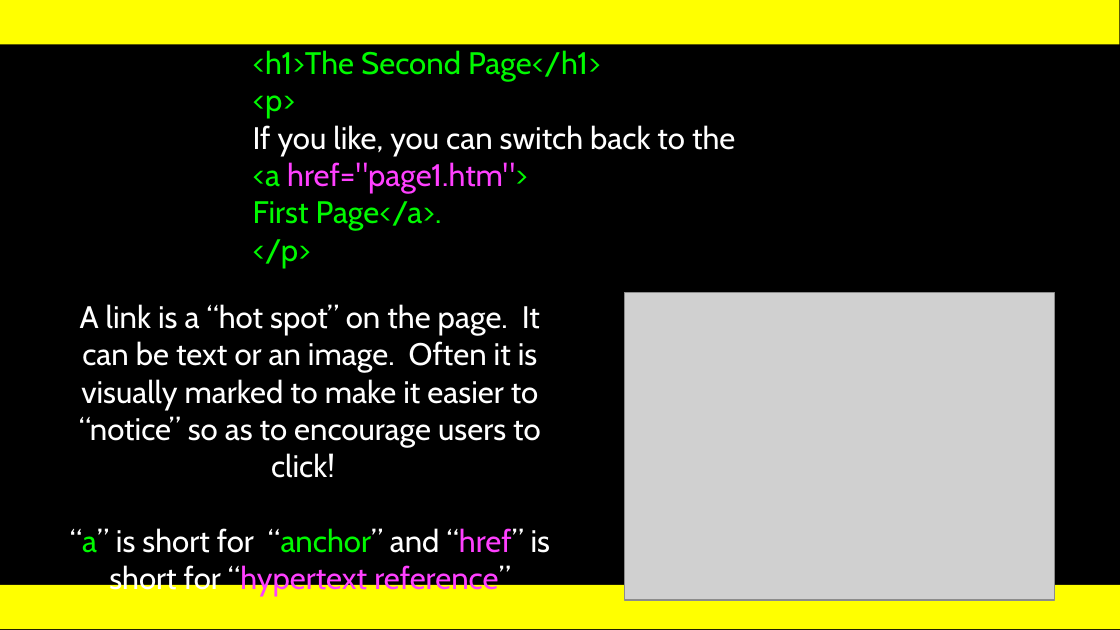
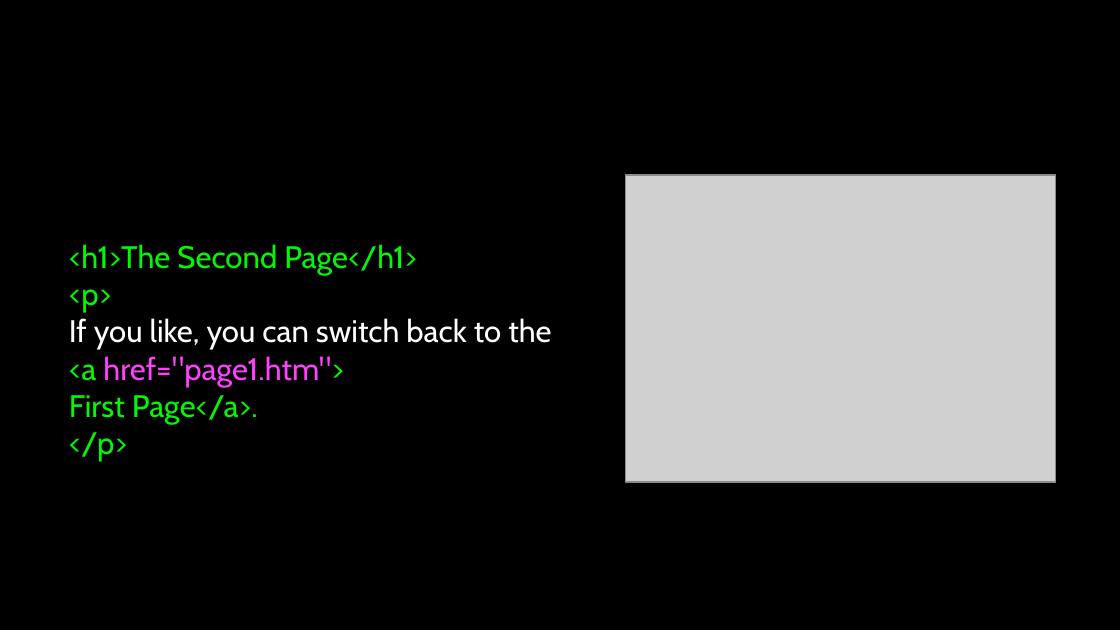
Before and after one commit to csev/wa4e, a slide deck: slide 21 of lectures/Web-01-HTML.ppt (slide 11 before the commit). Drawn at 1120x630 pixels with LibreOffice and Linux fonts; fonts in the diff are those of the drawing; grey boxes stand for pictures. Boxes give left, top, right and bottom in pixels: in the first picture for what was removed or moved away, otherwise in the second. Text is boxed around its words. In the diff, an @@ line names an element or a change of style, - is before the commit and + after.

```diff
--- a/lectures/Web-01-HTML.ppt
+++ b/lectures/Web-01-HTML.ppt
@@ rectangle at [0, 0, 1120, 43]: fill #FFFF00 to #000000 @@
@@ picture: place and size @@
-picture at [625, 293, 1055, 600]
+picture at [625, 175, 1055, 482]
@@ text "<h1>The Second Page</h1>": place and size @@
-text "<h1>The Second Page</h1>" at [253, 50, 735, 268]
+text "<h1>The Second Page</h1>" at [69, 244, 551, 462]
@@ text removed at [70, 304, 550, 597] @@
-A link is a “hot spot” on the page. It can be text or an image. Often it is visually marked to make it easier to “notice” so as to encourage users to click!
-“a” is short for “anchor” and “href” is short for “hypertext reference”
@@ rectangle at [0, 585, 1120, 629]: fill #FFFF00 to #000000 @@
```
Also in this commit, not shown: 17 other slides changed, 12 slides added, 21 slides removed.
